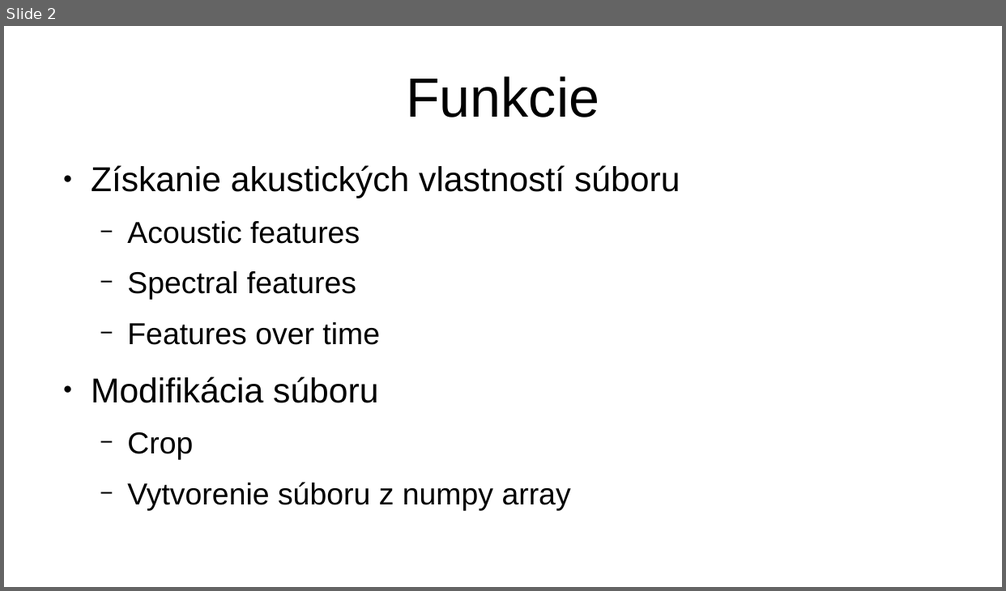
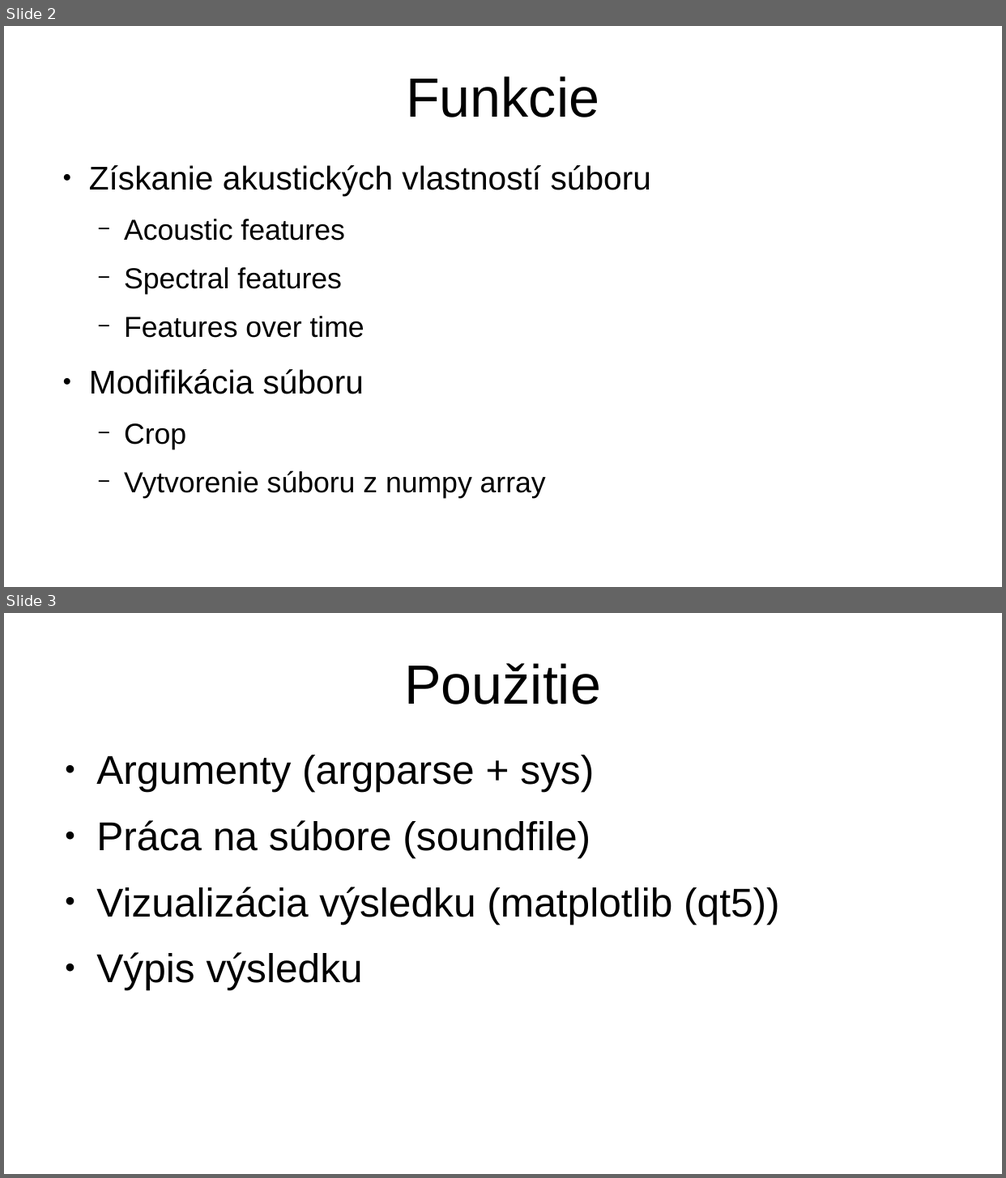
Before and after one commit to smolito/sj_seme, a slide deck: docs/prezentacia.pptx. Shown one above the other, each under a label of ours: slide 2 before the commit, slides 2 and 3 after it. The pictures are 1006x591 and 1006x1178 pixels, drawn with LibreOffice and Linux fonts; fonts in the diff are those of the drawing. Boxes give left, top, right and bottom in pixels: in the first picture for what was removed or moved away, otherwise in the second. Text is boxed around its words. In the diff, an @@ line names an element or a change of style, - is before the commit and + after.

```diff
--- a/docs/prezentacia.pptx
+++ b/docs/prezentacia.pptx
@@ slide 3 added at [4,613,1002,1174], background #FFFFFF @@
@@ title added at [404,663,601,705], 44 pt, text #000000 @@
+Použitie
@@ text added at [96,755,780,990], 32 pt, text #000000 @@
+● Argumenty (argparse + sys)
+● Práca na súbore (soundfile)
+● Vizualizácia výsledku (matplotlib (qt5))
+● Výpis výsledku
@@ slide 2 changed as well @@
@@ text "Získanie akustických vlastností súboru" at [89,165,651,498]: size 27.5 to 26.2 pt in "Získanie akustických vlastností súboru", "Modifikácia súboru"; size 24.1 to 23 pt in "Acoustic features", "Spectral features", "Features over time", "Crop" and 1 more places; indent changed @@
```
Also in this commit, not shown: 7 other slides added, 1 slide removed, 7 other files.
